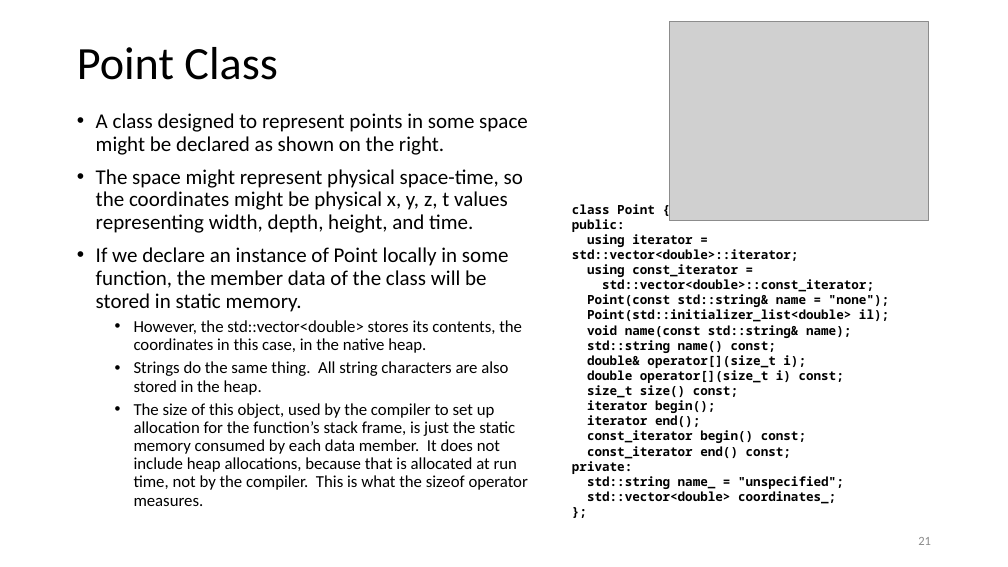
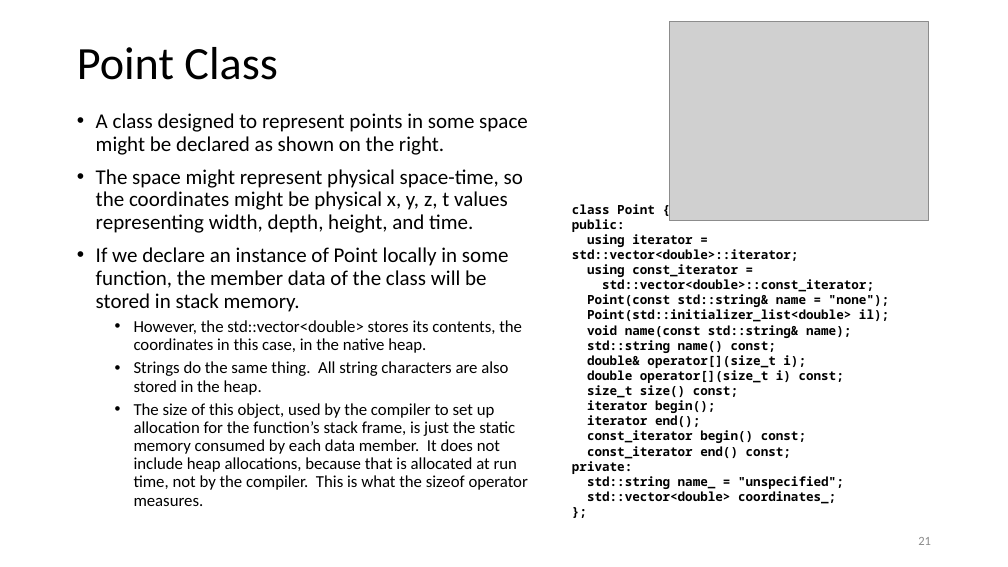
Before and after one commit to JimFawcett/JimFawcett.github.io, a slide deck: slide 21 of Resources/CppModels.pptx. Drawn at 1008x567 pixels with LibreOffice and Linux fonts; fonts in the diff are those of the drawing; grey boxes stand for pictures. Boxes give left, top, right and bottom in pixels: in the first picture for what was removed or moved away, otherwise in the second. Text is boxed around its words. In the diff, an @@ line names an element or a change of style, - is before the commit and + after.

```diff
--- a/Resources/CppModels.pptx
+++ b/Resources/CppModels.pptx
@@ text at bbox=[96, 247, 509, 312]: text changed @@
-• If we declare an instance of Point locally in some function, the member data of the class will be stored in static memory.
+• If we declare an instance of Point locally in some function, the member data of the class will be stored in stack memory.
```
Also in this commit, not shown: 1 other slide changed, 1 other file.
